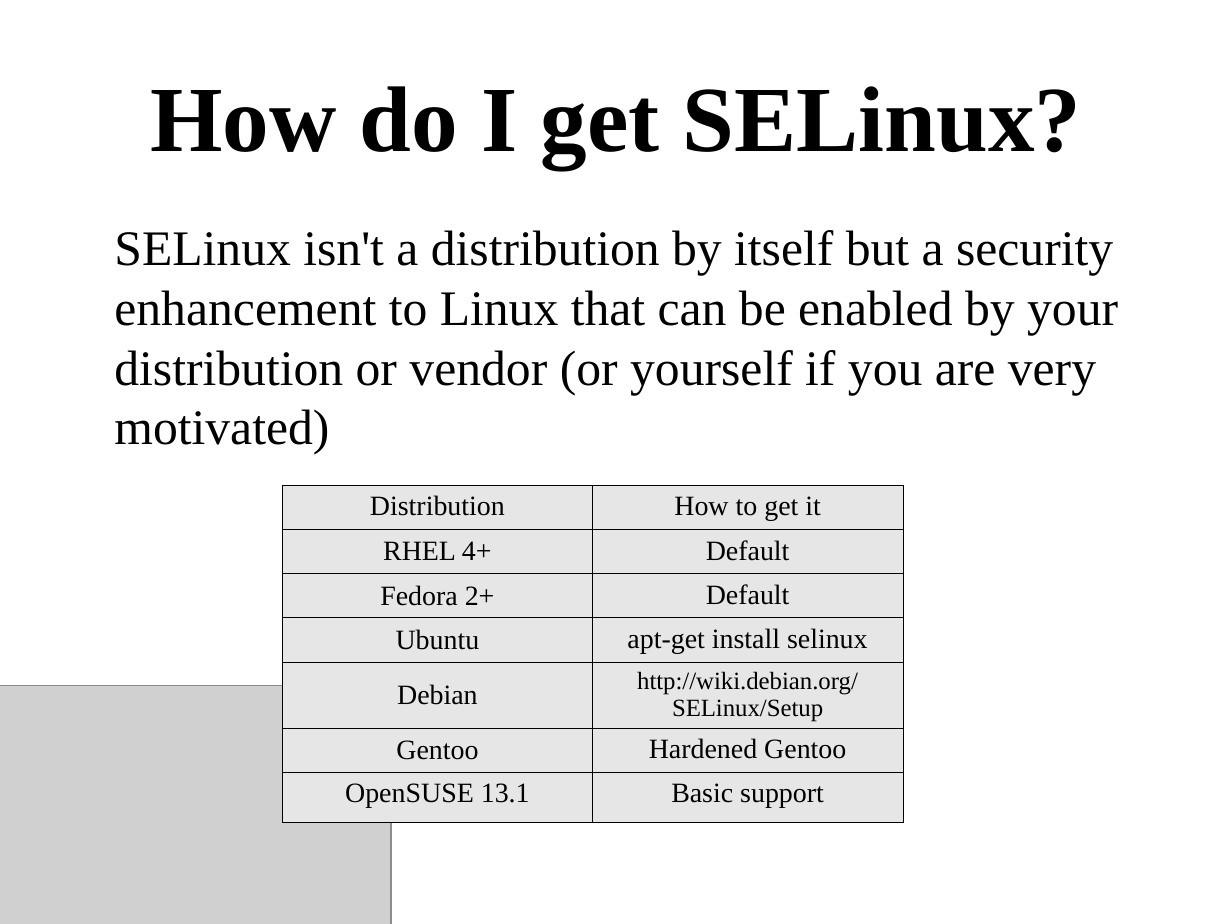
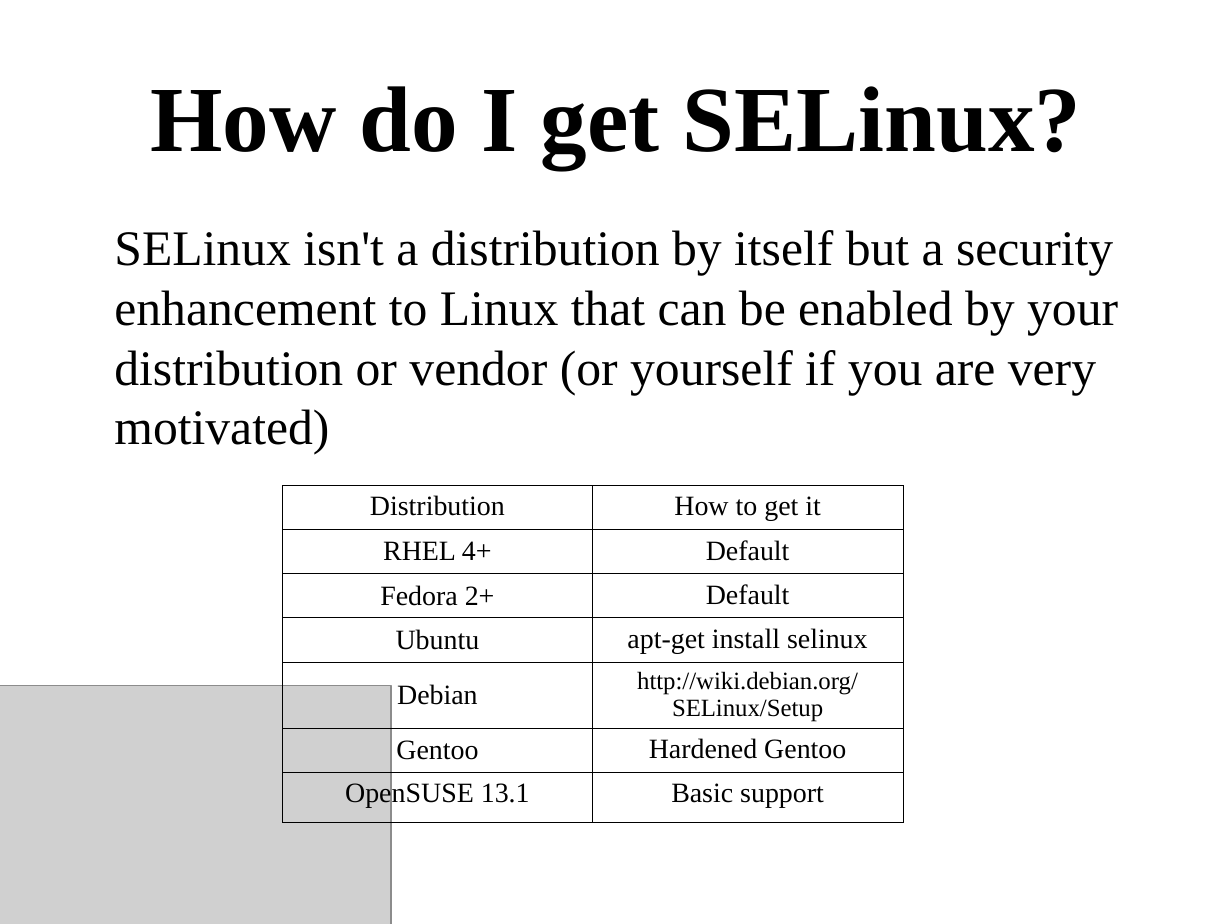
Before and after one commit to dpquigl/demystifying-selinux, a slide deck: slide 9 of demystifying-selinux-part2/demystifying_selinux_part2.odp. Drawn at 1232x924 pixels with LibreOffice and Linux fonts; fonts in the diff are those of the drawing; grey boxes stand for pictures. Boxes give left, top, right and bottom in pixels: in the first picture for what was removed or moved away, otherwise in the second. Text is boxed around its words. In the diff, an @@ line names an element or a change of style, - is before the commit and + after.

```diff
--- a/demystifying-selinux-part2/demystifying_selinux_part2.odp
+++ b/demystifying-selinux-part2/demystifying_selinux_part2.odp
@@ table at <box>283,485,904,819</box> @@
@@ fill #E6E6E6 to none in 14 cells @@
```
Also in this commit, not shown: 6 other slides changed, 1 slide removed, 2 other files.
